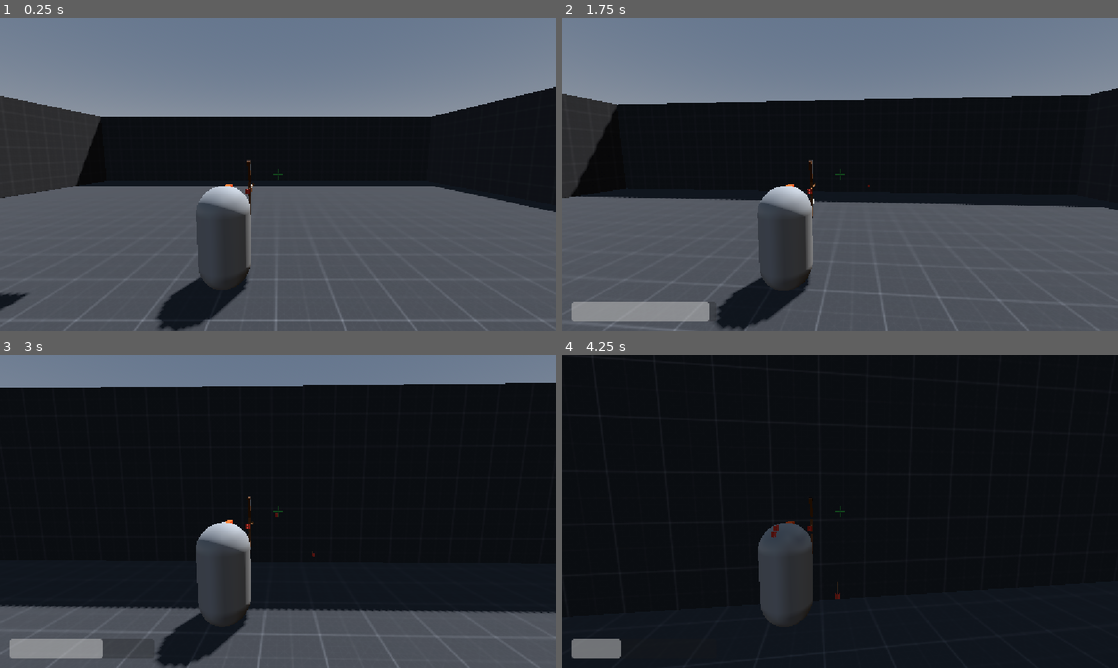
Above: before the commit, frames 1-4 (two rows, left to right).
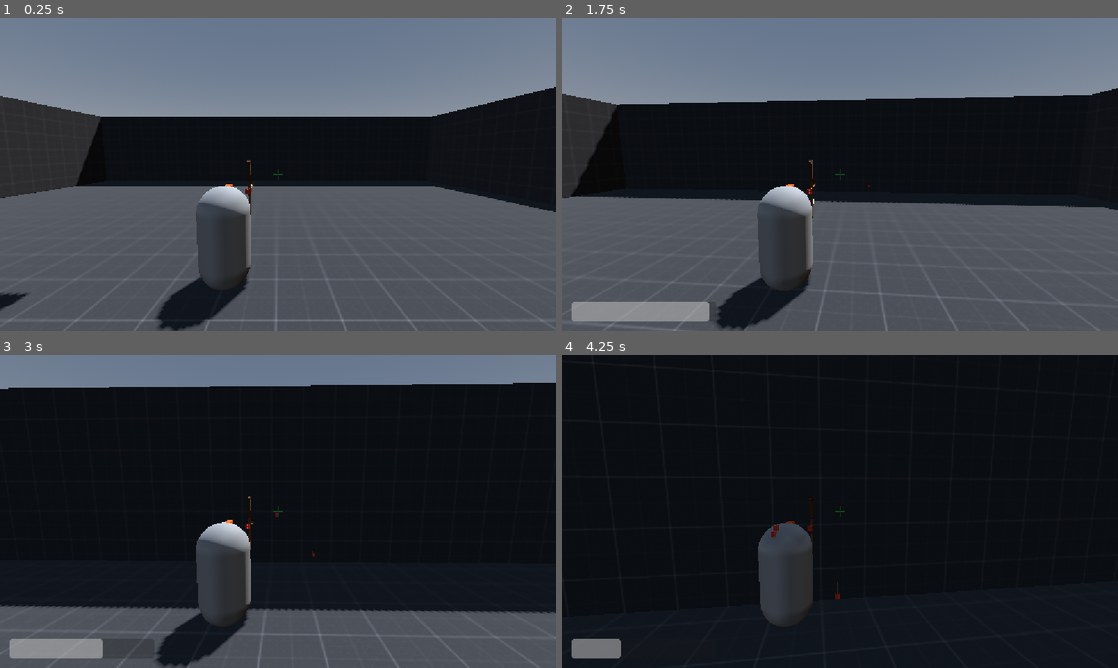
Above: after the commit, the same moments.

Repository: alavanzasp-code/IJStudio
Game: Godot game, scene res://Test Area (World)/test_area.tscn
Two runs of this game, one before a commit and one after it. Both use one fixed random seed, a clock stepped at 60 frames per second and the inputs below.
Inputs (mouse positions are in pixels of both pictures, inside the frame that each line leads up to):
- Up to frame 1 (0.25 s): no input
- Up to frame 2 (1.75 s): tap Enter at 0.5 s; move the mouse to (867, 174) at 0.52 s; hold Right mouse button (aim) 0.53-1.28 s; hold W (up) from 0.53 s (still down); click (867, 174) at 0.67 s; tap Space (jump) at 0.77, 1.52 s; move the mouse to (812, 174) at 1.27 s; tap F (grapple) at 1.35 s
- Up to frame 3 (3 s): keep holding W (up); move the mouse to (289, 505) at 2.02 s; press the mouse at (289, 505) at 2.03 s; move the mouse to (272, 517) at 2.77 s; release the mouse at (272, 517) at 2.78 s; tap Ctrl (slide) at 2.85 s; click (272, 517) at 2.92 s
- Up to frame 4 (4.25 s): keep holding W (up); tap Space (jump) at 3.02, 3.77 s; move the mouse to (878, 514) at 3.52 s; hold Shift (sprint) from 3.53 s (still down)

The runs differ from the first frame. In frame 1, less than 0.1% of the frame differs, in the area x 0-100%, y 22-32%; in frame 2, less than 0.1%, in the area x 0-98%, y 23-60%; in frame 3, less than 0.1%; in frame 4, less than 0.1%.

Commit message:
refactor agents.md and models

Diff:
--- a/Test Area (World)/player_(test).tscn
+++ b/Test Area (World)/player_(test).tscn
@@ -25,13 +25,15 @@
 transform = Transform3D(1, 0, 0, 0, 1, 0, 0, 0, 1, 0, 0.118676186, 0)
 shape = SubResource("CapsuleShape3D_mltf8")
 
-[node name="MeshInstance3D" type="MeshInstance3D" parent="." unique_id=394142981]
+[node name="PlayerBody_Placeholder" type="MeshInstance3D" parent="." unique_id=394142981]
 mesh = SubResource("CapsuleMesh_mltf8")
+; TODO: Assign model asset (.glb) — replace placeholder capsule with instanced player model.
 
 [node name="FacingMarker" type="MeshInstance3D" parent="." unique_id=1368285233]
 transform = Transform3D(1, 0, 0, 0, 1, 0, 0, 0, 1, 0, 0.9, -0.23460692)
 mesh = SubResource("BoxMesh_facing")
 surface_material_override/0 = SubResource("StandardMaterial3D_facing")
+; TODO: Assign model asset (.glb) — replace placeholder facing indicator.
 
 [node name="Camera Settings" type="Node3D" parent="." unique_id=1413544793]
 transform = Transform3D(1, 0, 0, 0, 0.9947028, 0.10279253, 0, -0.10279253, 0.9947028, 0, 0, 0)
--- a/Test Area (World)/test_area.tscn
+++ b/Test Area (World)/test_area.tscn
@@ -16,8 +16,57 @@
 glow_enabled = true
 
 [sub_resource type="StandardMaterial3D" id="StandardMaterial3D_mltf8"]
+; TODO: Assign model asset (.glb) — replace placeholder material/texture with instanced .glb material.
 albedo_texture = ExtResource("1_p57bx")
 uv1_triplanar = true
+
+[sub_resource type="BoxShape3D" id="BoxShape3D_floor"]
+size = Vector3(30, 1.2, 30)
+
+[sub_resource type="BoxShape3D" id="BoxShape3D_wall_east"]
+size = Vector3(0.5, 5.9, 30)
+
+[sub_resource type="BoxShape3D" id="BoxShape3D_wall_west"]
+size = Vector3(0.5, 5.9, 30)
+
+[sub_resource type="BoxShape3D" id="BoxShape3D_wall_north"]
+size = Vector3(30, 5.9, 0.5)
+
+[sub_resource type="BoxShape3D" id="BoxShape3D_wall_south"]
+size = Vector3(30, 5.9, 0.5)
+
+[sub_resource type="BoxShape3D" id="BoxShape3D_decor1"]
+size = Vector3(9.378418, 10.22583, 0.42919922)
+
+[sub_resource type="BoxShape3D" id="BoxShape3D_decor2"]
+size = Vector3(2.479248, 3.2351074, 0.42919922)
+
+[sub_resource type="BoxShape3D" id="BoxShape3D_decor3"]
+size = Vector3(9.378418, 10.22583, 0.42919922)
+
+[sub_resource type="BoxMesh" id="BoxMesh_floor"]
+size = Vector3(30, 1.2, 30)
+
+[sub_resource type="BoxMesh" id="BoxMesh_wall_east"]
+size = Vector3(0.5, 5.9, 30)
+
+[sub_resource type="BoxMesh" id="BoxMesh_wall_west"]
+size = Vector3(0.5, 5.9, 30)
+
+[sub_resource type="BoxMesh" id="BoxMesh_wall_north"]
+size = Vector3(30, 5.9, 0.5)
+
+[sub_resource type="BoxMesh" id="BoxMesh_wall_south"]
+size = Vector3(30, 5.9, 0.5)
+
+[sub_resource type="BoxMesh" id="BoxMesh_decor1"]
+size = Vector3(9.378418, 10.22583, 0.42919922)
+
+[sub_resource type="BoxMesh" id="BoxMesh_decor2"]
+size = Vector3(2.479248, 3.2351074, 0.42919922)
+
+[sub_resource type="BoxMesh" id="BoxMesh_decor3"]
+size = Vector3(9.378418, 10.22583, 0.42919922)
 
 [node name="Test Area" type="Node3D" unique_id=1012487593]
 
@@ -28,34 +77,86 @@
 transform = Transform3D(-0.8660254, -0.43301278, 0.25, 0, 0.49999997, 0.86602545, -0.50000006, 0.75, -0.43301266, 0, 0, 0)
 shadow_enabled = true
 
-[node name="CSGCombiner3D" type="CSGCombiner3D" parent="." unique_id=619963681]
-use_collision = true
-
-[node name="CSGBox3D" type="CSGBox3D" parent="CSGCombiner3D" unique_id=1464855038]
-transform = Transform3D(1, 0, 0, 0, 1, 0, 0, 0, 1, 0, 2.9012084, 0)
-size = Vector3(30, 5.902417, 30)
-material = SubResource("StandardMaterial3D_mltf8")
-
-[node name="CSGBox3D2" type="CSGBox3D" parent="CSGCombiner3D" unique_id=698490447]
-transform = Transform3D(1, 0, 0, 0, 1, 0, 0, 0, 1, 0, 3.4665985, 0)
-operation = 2
-size = Vector3(29, 6.633197, 29)
-material = SubResource("StandardMaterial3D_mltf8")
-
 [node name="Player (Test)" parent="." unique_id=1302519365 instance=ExtResource("2_0lty6")]
 transform = Transform3D(1, 0, 0, 0, 1, 0, 0, 0, 1, 0, 1.3553977, 0)
 
-[node name="CSGBox3D" type="CSGBox3D" parent="." unique_id=611818554]
+[node name="Arena" type="StaticBody3D" parent="."]
+
+[node name="FloorCollision" type="CollisionShape3D" parent="Arena"]
+transform = Transform3D(1, 0, 0, 0, 1, 0, 0, 0, 1, 0, -0.45, 0)
+shape = SubResource("BoxShape3D_floor")
+
+[node name="WallEastCollision" type="CollisionShape3D" parent="Arena"]
+transform = Transform3D(1, 0, 0, 0, 1, 0, 0, 0, 1, 14.75, 2.9, 0)
+shape = SubResource("BoxShape3D_wall_east")
+
+[node name="WallWestCollision" type="CollisionShape3D" parent="Arena"]
+transform = Transform3D(1, 0, 0, 0, 1, 0, 0, 0, 1, -14.75, 2.9, 0)
+shape = SubResource("BoxShape3D_wall_west")
+
+[node name="WallNorthCollision" type="CollisionShape3D" parent="Arena"]
+transform = Transform3D(1, 0, 0, 0, 1, 0, 0, 0, 1, 0, 2.9, -14.75)
+shape = SubResource("BoxShape3D_wall_north")
+
+[node name="WallSouthCollision" type="CollisionShape3D" parent="Arena"]
+transform = Transform3D(1, 0, 0, 0, 1, 0, 0, 0, 1, 0, 2.9, 14.75)
+shape = SubResource("BoxShape3D_wall_south")
+
+; TODO: Assign model asset (.glb) — replace placeholder meshes with instanced arena floor/walls model.
+[node name="FloorMesh_Placeholder" type="MeshInstance3D" parent="Arena"]
+transform = Transform3D(1, 0, 0, 0, 1, 0, 0, 0, 1, 0, -0.45, 0)
+mesh = SubResource("BoxMesh_floor")
+surface_material_override/0 = SubResource("StandardMaterial3D_mltf8")
+
+[node name="WallEastMesh_Placeholder" type="MeshInstance3D" parent="Arena"]
+transform = Transform3D(1, 0, 0, 0, 1, 0, 0, 0, 1, 14.75, 2.9, 0)
+mesh = SubResource("BoxMesh_wall_east")
+surface_material_override/0 = SubResource("StandardMaterial3D_mltf8")
+
+[node name="WallWestMesh_Placeholder" type="MeshInstance3D" parent="Arena"]
+transform = Transform3D(1, 0, 0, 0, 1, 0, 0, 0, 1, -14.75, 2.9, 0)
+mesh = SubResource("BoxMesh_wall_west")
+surface_material_override/0 = SubResource("StandardMaterial3D_mltf8")
+
+[node name="WallNorthMesh_Placeholder" type="MeshInstance3D" parent="Arena"]
+transform = Transform3D(1, 0, 0, 0, 1, 0, 0, 0, 1, 0, 2.9, -14.75)
+mesh = SubResource("BoxMesh_wall_north")
+surface_material_override/0 = SubResource("StandardMaterial3D_mltf8")
+
+[node name="WallSouthMesh_Placeholder" type="MeshInstance3D" parent="Arena"]
+transform = Transform3D(1, 0, 0, 0, 1, 0, 0, 0, 1, 0, 2.9, 14.75)
+mesh = SubResource("BoxMesh_wall_south")
+surface_material_override/0 = SubResource("StandardMaterial3D_mltf8")
+
+[node name="Decor Wall 1" type="StaticBody3D" parent="."]
 transform = Transform3D(1, 0, 0, 0, 1, 0, 0, 0, 1, -4.189209, 4.6364613, 7.2854004)
-use_collision = true
-size = Vector3(9.378418, 10.22583, 0.42919922)
 
-[node name="CSGBox3D5" type="CSGBox3D" parent="." unique_id=1948707755]
+[node name="CollisionShape3D" type="CollisionShape3D" parent="Decor Wall 1"]
+shape = SubResource("BoxShape3D_decor1")
+
+; TODO: Assign model asset (.glb) — replace placeholder mesh with instanced wall model.
+[node name="WallMesh_Placeholder" type="MeshInstance3D" parent="Decor Wall 1"]
+mesh = SubResource("BoxMesh_decor1")
+surface_material_override/0 = SubResource("StandardMaterial3D_mltf8")
+
+[node name="Decor Wall 2" type="StaticBody3D" parent="."]
 transform = Transform3D(1, 0, 0, 0, 1, 0, 0, 0, 1, 23.887547, 19.43376, 7.2854004)
-use_collision = true
-size = Vector3(2.479248, 3.2351074, 0.42919922)
 
-[node name="CSGBox3D2" type="CSGBox3D" parent="." unique_id=597349857]
+[node name="CollisionShape3D" type="CollisionShape3D" parent="Decor Wall 2"]
+shape = SubResource("BoxShape3D_decor2")
+
+; TODO: Assign model asset (.glb) — replace placeholder mesh with instanced wall model.
+[node name="WallMesh_Placeholder" type="MeshInstance3D" parent="Decor Wall 2"]
+mesh = SubResource("BoxMesh_decor2")
+surface_material_override/0 = SubResource("StandardMaterial3D_mltf8")
+
+[node name="Decor Wall 3" type="StaticBody3D" parent="."]
 transform = Transform3D(1, 0, 0, 0, 1, 0, 0, 0, 1, -4.189209, 18.897953, -6.1196094)
-use_collision = true
-size = Vector3(9.378418, 10.22583, 0.42919922)
+
+[node name="CollisionShape3D" type="CollisionShape3D" parent="Decor Wall 3"]
+shape = SubResource("BoxShape3D_decor3")
+
+; TODO: Assign model asset (.glb) — replace placeholder mesh with instanced wall model.
+[node name="WallMesh_Placeholder" type="MeshInstance3D" parent="Decor Wall 3"]
+mesh = SubResource("BoxMesh_decor3")
+surface_material_override/0 = SubResource("StandardMaterial3D_mltf8")
--- a/Weapons/arrow_(test).gd
+++ b/Weapons/arrow_(test).gd
@@ -26,7 +26,11 @@
 	if col is CollisionShape3D:
 		col.rotation_degrees = Vector3(90, 0, 0)
 
-	build_arrow_mesh(self)
+	var model := Node3D.new()
+	model.name = "PlaceholderVisuals"
+	# TODO: Assign model asset (.glb) — replace placeholder primitives with instanced model.
+	add_child(model)
+	build_arrow_mesh(model)
 	_autofree()
 
 
@@ -38,39 +42,39 @@
 	var fletch := StandardMaterial3D.new()
 	fletch.albedo_color = Color(0.82, 0.22, 0.16, 1.0)
 
-	var shaft := CylinderMesh.new()
-	shaft.top_radius = 0.012
-	shaft.bottom_radius = 0.012
-	shaft.height = 0.9
-	shaft.material = wood
+	var shaft_mesh := CylinderMesh.new()
+	shaft_mesh.top_radius = 0.012
+	shaft_mesh.bottom_radius = 0.012
+	shaft_mesh.height = 0.9
+	var shaft := MeshInstance3D.new()
+	shaft.name = "Shaft_Placeholder"
+	shaft.mesh = shaft_mesh
+	shaft.rotation_degrees = Vector3(90, 0, 0)
+	shaft.material_override = wood
+	parent.add_child(shaft)
 
-	var mi := MeshInstance3D.new()
-	mi.mesh = shaft
-	mi.rotation_degrees = Vector3(90, 0, 0)
-	parent.add_child(mi)
-
-	var head := CylinderMesh.new()
-	head.bottom_radius = 0.04
-	head.top_radius = 0.0
-	head.height = 0.16
-	head.material = wood
-
-	mi = MeshInstance3D.new()
-	mi.mesh = head
-	mi.position = Vector3(0, 0, -0.53)
-	mi.rotation_degrees = Vector3(-90, 0, 0)
-	parent.add_child(mi)
+	var head_mesh := CylinderMesh.new()
+	head_mesh.bottom_radius = 0.04
+	head_mesh.top_radius = 0.0
+	head_mesh.height = 0.16
+	var head := MeshInstance3D.new()
+	head.name = "Head_Placeholder"
+	head.mesh = head_mesh
+	head.position = Vector3(0, 0, -0.53)
+	head.rotation_degrees = Vector3(-90, 0, 0)
+	head.material_override = wood
+	parent.add_child(head)
 
 	for i in 3:
-		var fin := BoxMesh.new()
-		fin.size = Vector3(0.012, 0.09, 0.1)
-		fin.material = fletch
-
-		mi = MeshInstance3D.new()
-		mi.mesh = fin
-		mi.position = Vector3(0, 0, 0.42)
-		mi.rotation_degrees = Vector3(0, float(i) * 120.0, 0)
-		parent.add_child(mi)
+		var fin_mesh := BoxMesh.new()
+		fin_mesh.size = Vector3(0.012, 0.09, 0.1)
+		var fin := MeshInstance3D.new()
+		fin.name = "Fletching_Placeholder"
+		fin.mesh = fin_mesh
+		fin.position = Vector3(0, 0, 0.42)
+		fin.rotation_degrees = Vector3(0, float(i) * 120.0, 0)
+		fin.material_override = fletch
+		parent.add_child(fin)
 
 
 func _integrate_forces(state: PhysicsDirectBodyState3D) -> void:
--- a/Weapons/bow_(test).gd
+++ b/Weapons/bow_(test).gd
@@ -135,6 +135,11 @@
 
 
 func _build_bow() -> void:
+	# TODO: Assign model asset (.glb) — replace placeholder primitives with instanced bow model.
+	var visuals := Node3D.new()
+	visuals.name = "PlaceholderVisuals"
+	add_child(visuals)
+
 	var wood := StandardMaterial3D.new()
 	wood.albedo_color = Color(0.42, 0.24, 0.1, 1.0)
 	wood.roughness = 0.9
@@ -145,32 +150,43 @@
 	var string_mat := StandardMaterial3D.new()
 	string_mat.albedo_color = Color(0.9, 0.9, 0.88, 1.0)
 
-	_add_box(Vector3(0.06, 0.3, 0.05), Vector3(0, 0, 0.03), Vector3.ZERO, wood)
-	_add_box(Vector3(0.05, 0.62, 0.045), Vector3(0, 0.3, 0.06), Vector3(20, 0, 0), wood)
-	_add_box(Vector3(0.05, 0.62, 0.045), Vector3(0, -0.3, 0.06), Vector3(-20, 0, 0), wood)
-	_add_box(Vector3(0.06, 0.08, 0.06), Vector3(0, 0.58, 0.1), Vector3(20, 0, 0), dark)
-	_add_box(Vector3(0.06, 0.08, 0.06), Vector3(0, -0.58, 0.1), Vector3(-20, 0, 0), dark)
+	_add_box(visuals, Vector3(0.06, 0.3, 0.05), Vector3(0, 0, 0.03), Vector3.ZERO, wood, "Grip_Placeholder")
+	_add_box(visuals, Vector3(0.05, 0.62, 0.045), Vector3(0, 0.3, 0.06), Vector3(20, 0, 0), wood, "Limb_Placeholder")
+	_add_box(visuals, Vector3(0.05, 0.62, 0.045), Vector3(0, -0.3, 0.06), Vector3(-20, 0, 0), wood, "Limb_Placeholder")
+	_add_box(visuals, Vector3(0.06, 0.08, 0.06), Vector3(0, 0.58, 0.1), Vector3(20, 0, 0), dark, "Tip_Placeholder")
+	_add_box(visuals, Vector3(0.06, 0.08, 0.06), Vector3(0, -0.58, 0.1), Vector3(-20, 0, 0), dark, "Tip_Placeholder")
 
 	var string_mesh := BoxMesh.new()
 	string_mesh.size = Vector3(0.03, 1.22, 0.012)
 	_string = MeshInstance3D.new()
+	_string.name = "String_Placeholder"
 	_string.mesh = string_mesh
 	_string.position = Vector3(0, 0, -0.13)
 	_string.material_override = string_mat
 	add_child(_string)
 
 	_nock = Node3D.new()
+	_nock.name = "NockPoint"
 	_nock.position = Vector3(0, 0, -0.06)
 	add_child(_nock)
+	# Show a loaded arrow nock placeholder so the bow reads at a glance.
 	Arrow.build_arrow_mesh(_nock)
 
 
-func _add_box(sz: Vector3, pos: Vector3, rot_deg: Vector3, mat: StandardMaterial3D) -> void:
+func _add_box(
+	parent: Node3D,
+	sz: Vector3,
+	pos: Vector3,
+	rot_deg: Vector3,
+	mat: StandardMaterial3D,
+	node_name: String,
+) -> void:
 	var mesh := BoxMesh.new()
 	mesh.size = sz
 	var mi := MeshInstance3D.new()
+	mi.name = node_name
 	mi.mesh = mesh
 	mi.position = pos
 	mi.rotation_degrees = rot_deg
 	mi.material_override = mat
-	add_child(mi)
+	parent.add_child(mi)
Not shown, changed: AGENTS.md
